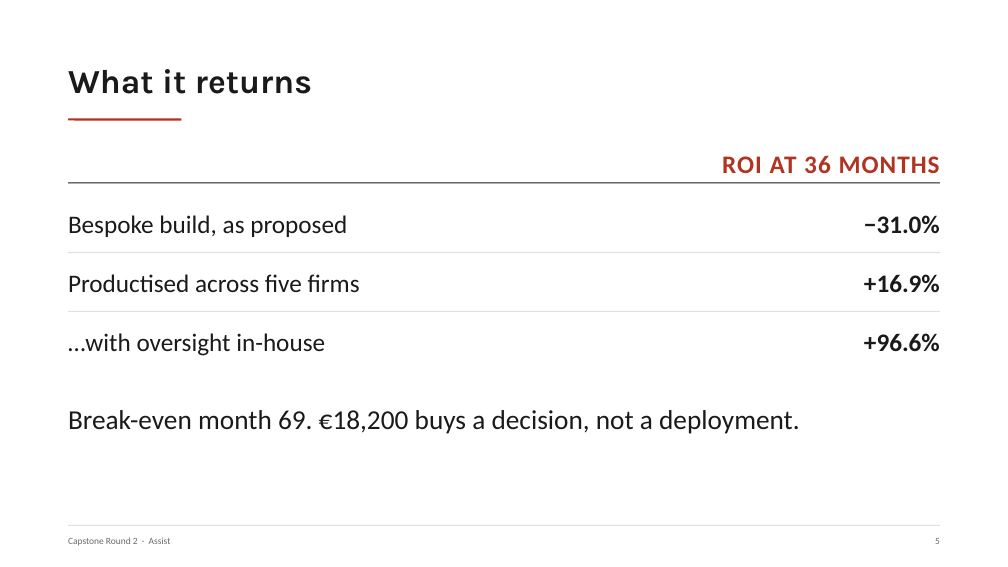
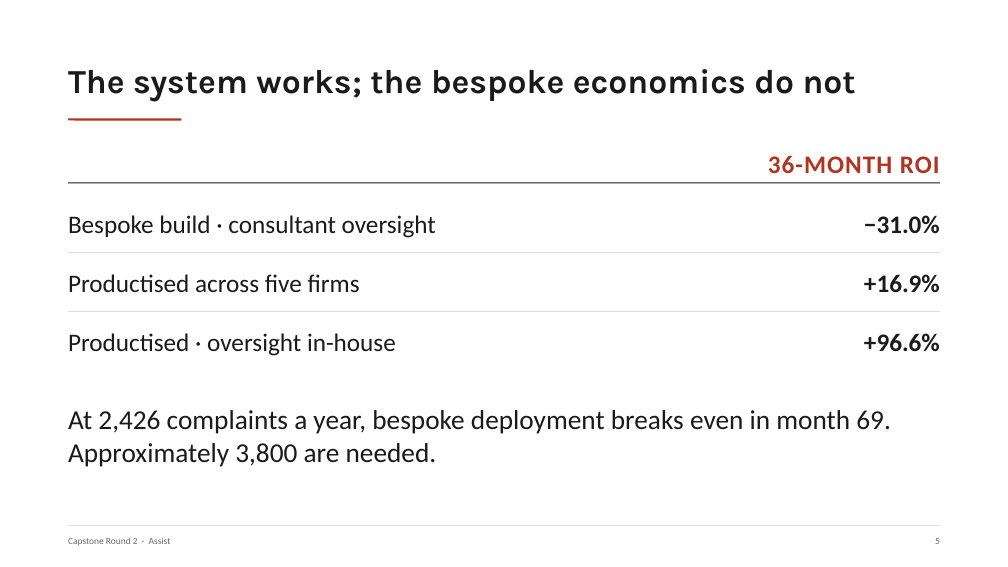
Before and after one commit to nyelugo/PROJECT-Capstone-AI-Consulting, a slide deck: slide 6 of presentation.pptx. Drawn at 1008x567 pixels with LibreOffice and Linux fonts; fonts in the diff are those of the drawing. Boxes give left, top, right and bottom in pixels: in the first picture for what was removed or moved away, otherwise in the second. Text is boxed around its words. In the diff, an @@ line names an element or a change of style, - is before the commit and + after.

```diff
--- a/presentation.pptx
+++ b/presentation.pptx
@@ text at [68,69,856,102]: text changed @@
-What it returns
+The system works; the bespoke economics do not
@@ text at [768,155,940,173]: text changed @@
-ROI AT 36 MONTHS
+36-MONTH ROI
@@ text at [68,215,436,238]: text changed @@
-Bespoke build, as proposed
+Bespoke build · consultant oversight
@@ text at [68,333,396,356]: text changed @@
-…with oversight in-house
+Productised · oversight in-house
@@ text at [68,410,891,467]: text changed @@
-Break-even month 69. €18,200 buys a decision, not a deployment.
+At 2,426 complaints a year, bespoke deployment breaks even in month 69. Approximately 3,800 are needed.
```
Also in this commit, not shown: 10 other slides changed, 4 slides added, 7 slides removed, 1 other file.
